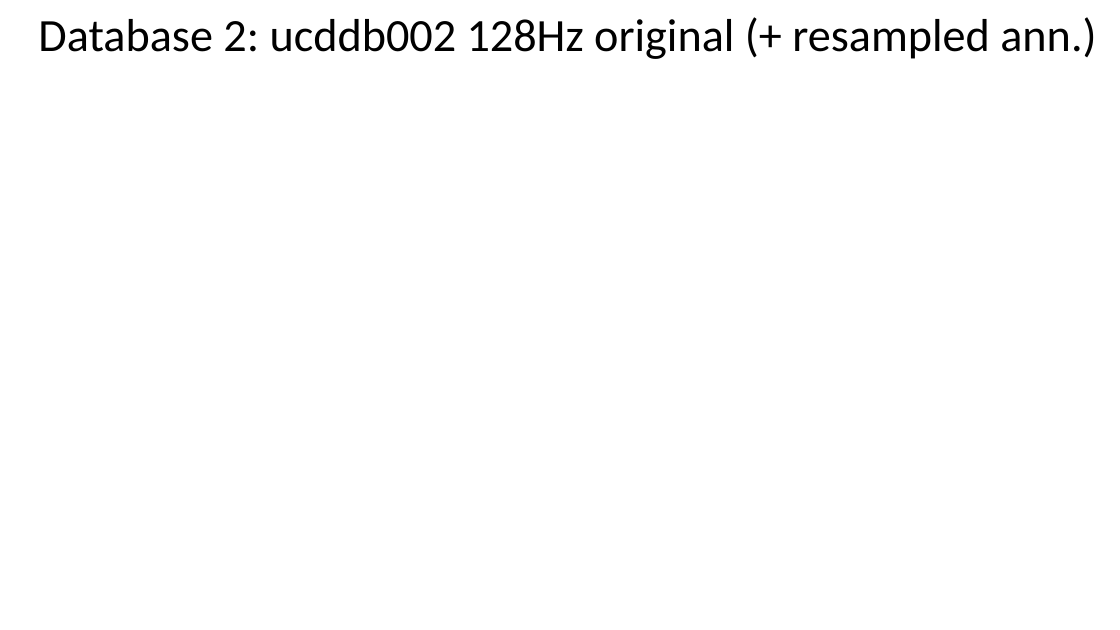
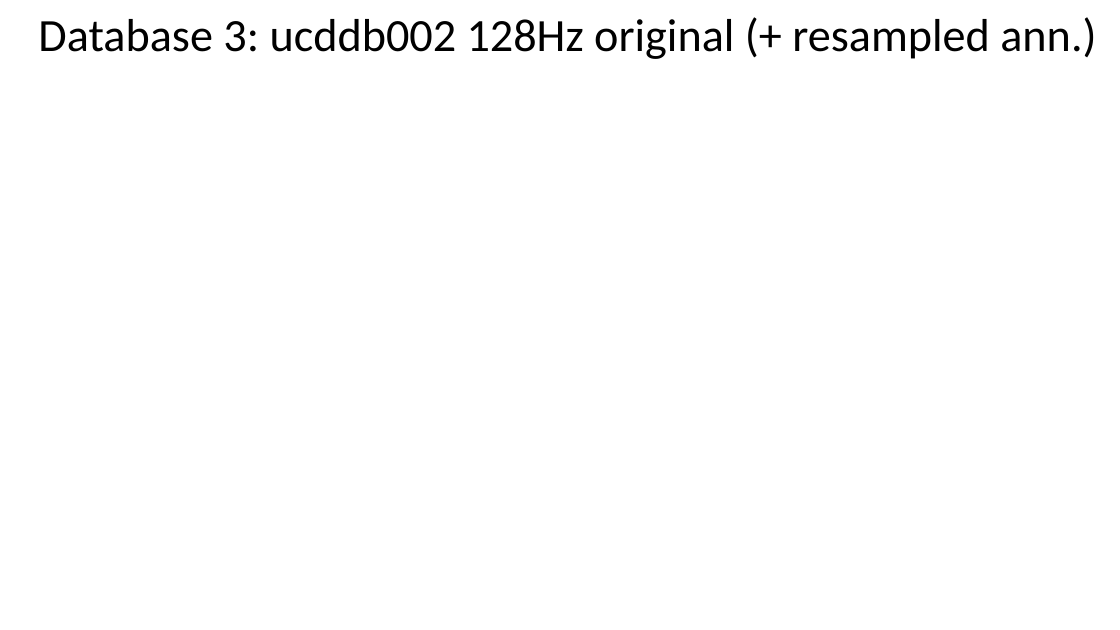
Before and after one commit to AntonioMarsella/github_ecg, a slide deck: slide 2 of db3_ucddb/Resampled/Detecting Sleep Apnea – Projet Period 2 - Resampling - SomeResults.pptx. Drawn at 1120x630 pixels with LibreOffice and Linux fonts; fonts in the diff are those of the drawing; background and template pictures are left out. Boxes give left, top, right and bottom in pixels: in the first picture for what was removed or moved away, otherwise in the second. Text is boxed around its words. In the diff, an @@ line names an element or a change of style, - is before the commit and + after.

Commit message:
typo: Database 2 -> Database 3
changed typo in powerpoint. I was talking about Database 3 not 2

```diff
--- a/db3_ucddb/Resampled/Detecting Sleep Apnea – Projet Period 2 - Resampling - SomeResults.pptx
+++ b/db3_ucddb/Resampled/Detecting Sleep Apnea – Projet Period 2 - Resampling - SomeResults.pptx
@@ title at (38,17,1096,59): text changed @@
-Database 2: ucddb002 128Hz original (+ resampled ann.)
+Database 3: ucddb002 128Hz original (+ resampled ann.)
```
Also in this commit, not shown: 5 other slides changed, 1 other file.
